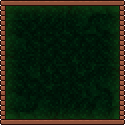
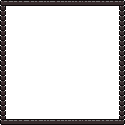
The second 125 × 125 image is a revision of the first. Changes to its layers:
added group "Normal" with 2 layers above "Corruption" over [0, 0, 125, 125]
hid "Border" (1st of 5, in "Normal"), moved it into group "Normal", painted on it over [0, 0, 125, 125]
hid "BG" (1st of 4, in "Normal"), moved it into group "Normal" over [2, 2, 124, 124]
added group "Corruption" with 2 layers above "Crimson" over [0, 0, 125, 125]
added group "Crimson" with 2 layers above "Jungle" over [1, 0, 125, 125]
added group "Jungle" with 2 layers above "Snow" over [0, 0, 125, 125]
added group "Snow" with 1 layers above "Background" over [0, 0, 125, 125]
added layer "Border" (5th of 5, in "Snow") in group "Snow" over [0, 0, 125, 125]
